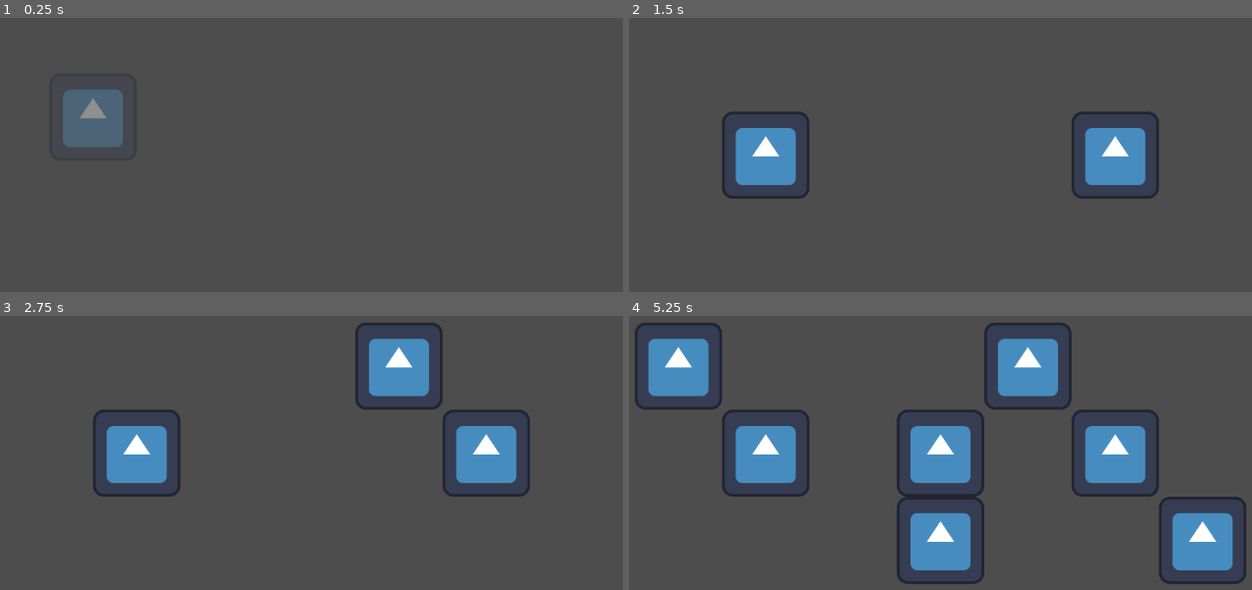
Above: before the commit, frames 1-4 (two rows, left to right).
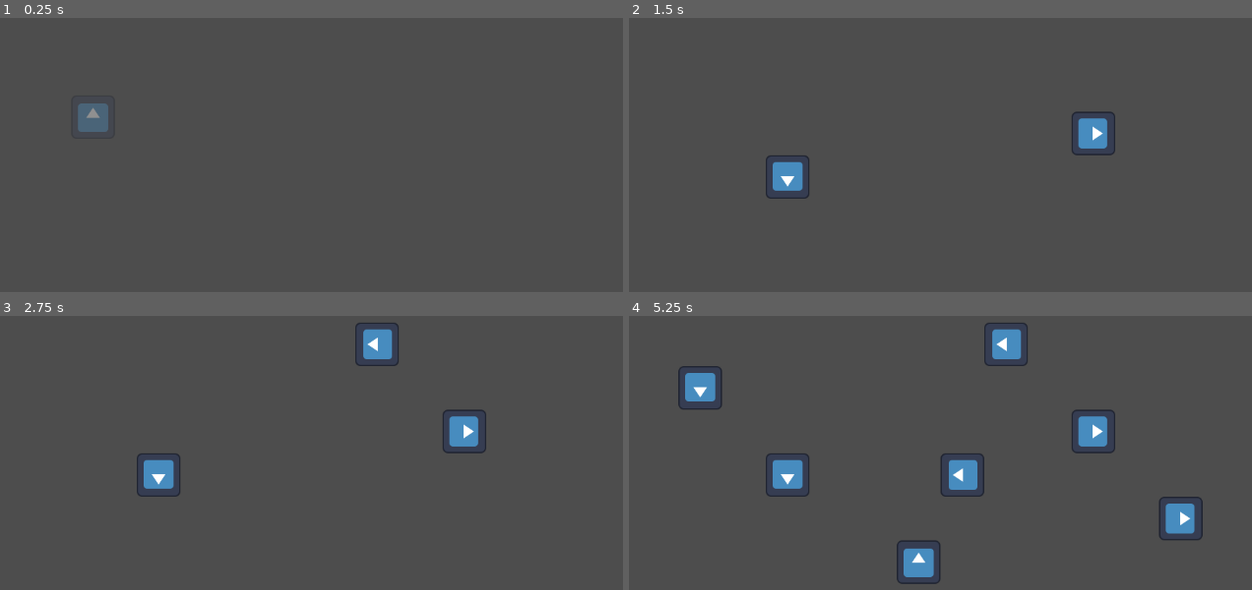
Above: after the commit, the same moments.

Repository: bsc23me/GodotWildJam426
Game: Godot game, scene res://MainScene.tscn
The game is run twice, just before and just after one commit, with the same random seed, the same clock (stepped at 60 frames per second) and the same inputs. The engine's default icon, where the game draws it, is replaced by a stand-in: a white triangle on a blue panel in a dark square.
Inputs (mouse positions are in pixels of both pictures, inside the frame that each line leads up to):
- Up to frame 1 (0.25 s): no input
- Up to frame 2 (1.5 s): tap Enter at 0.5 s; move the mouse to (1114, 135) at 0.52 s; tap R at 0.6, 1.35 s; click (1114, 135) at 0.67 s; tap Space at 1.25 s; move the mouse to (784, 179) at 1.27 s; click (784, 179) at 1.42 s
- Up to frame 3 (2.75 s): tap Enter at 2 s; move the mouse to (392, 359) at 2.02 s; tap R at 2.1 s; click (392, 359) at 2.17 s
- Up to frame 4 (5.25 s): tap Space at 2.75, 4.25 s; move the mouse to (903, 543) at 2.77 s; tap R every 0.75 s from 2.85 to 5.1 s; click (903, 543) at 2.92 s; tap Enter at 3.5 s; move the mouse to (1177, 521) at 3.52 s; click (1177, 521) at 3.67 s; move the mouse to (703, 389) at 4.27 s; click (703, 389) at 4.42 s; move the mouse to (977, 455) at 5.02 s; click (977, 455) at 5.17 s

The runs differ from the first frame. In frame 1, 1.6% of the frame differs, in the area x 10-20%, y 26-47%; in frame 2, 5.0%; in frame 3, 7.6%; in frame 4, 18%, in the area x 0-100%, y 2-98%.

Commit message:
larger grid and rotations

Diff:
--- a/MainScene.tscn
+++ b/MainScene.tscn
@@ -11,10 +11,11 @@
 
 [node name="TileMapLayer" type="TileMapLayer" parent="." unique_id=1161836502]
 
-[node name="GhostConstruct" type="Sprite2D" parent="." unique_id=1144518270 node_paths=PackedStringArray("scene_root", "grid_manager_obj")]
+[node name="GhostConstruct" type="Sprite2D" parent="." unique_id=1144518270 node_paths=PackedStringArray("scene_root")]
 position = Vector2(256, 264)
+scale = Vector2(0.5, 0.5)
 texture = ExtResource("1_3mqji")
 script = ExtResource("2_x4av3")
+grid_scale = 64
 scene_root = NodePath("..")
 tile_node = "res://sub_scenes/construct.tscn"
-grid_manager_obj = NodePath("../GridManager")
--- a/_scripts/ghost_construct.gd
+++ b/_scripts/ghost_construct.gd
@@ -3,14 +3,13 @@
 @export var grid_scale = 128
 @export var scene_root: Node2D
 @export var tile_node: String
-@export var grid_manager_obj: Node2D
 
 var tile_scene
 
 # Called when the node enters the scene tree for the first time.
 func _ready() -> void:
 	tile_scene = load(tile_node)
-	self_modulate = Color(1.0, 1.0, 1.0, 0.373)
+	self_modulate = Color(1.0, 1.0, 1.0, 0.376)
 	pass # Replace with function body.
 
 func _input(event):
@@ -20,13 +19,19 @@
 		if event.button_index == MOUSE_BUTTON_LEFT and !GridManager.has_tile(position):
 			var tile = tile_scene.instantiate()
 			tile.position = position
+			tile.rotation = rotation
 			scene_root.add_child(tile)
 			GridManager.add_tile(tile.position, tile)
 		elif event.button_index == MOUSE_BUTTON_RIGHT:
 			var pos = Vector2i(position)
 			if GridManager.has_tile(pos):
 				GridManager.remove_tile(pos)
-
+	if event is InputEventKey:
+		if event.keycode == KEY_R and event.pressed:
+			if event.shift_pressed:
+				rotation -= PI / 2
+			else:
+				rotation += PI / 2
 # Called every frame. 'delta' is the elapsed time since the previous frame.
 func _process(delta: float) -> void:
 	pass
--- a/sub_scenes/construct.tscn
+++ b/sub_scenes/construct.tscn
@@ -3,4 +3,5 @@
 [ext_resource type="Texture2D" uid="uid://crtms5edr7pkj" path="res://icon.svg" id="1_o7mvy"]
 
 [node name="Construct" type="Sprite2D" unique_id=1102398436]
+scale = Vector2(0.5, 0.5)
 texture = ExtResource("1_o7mvy")
